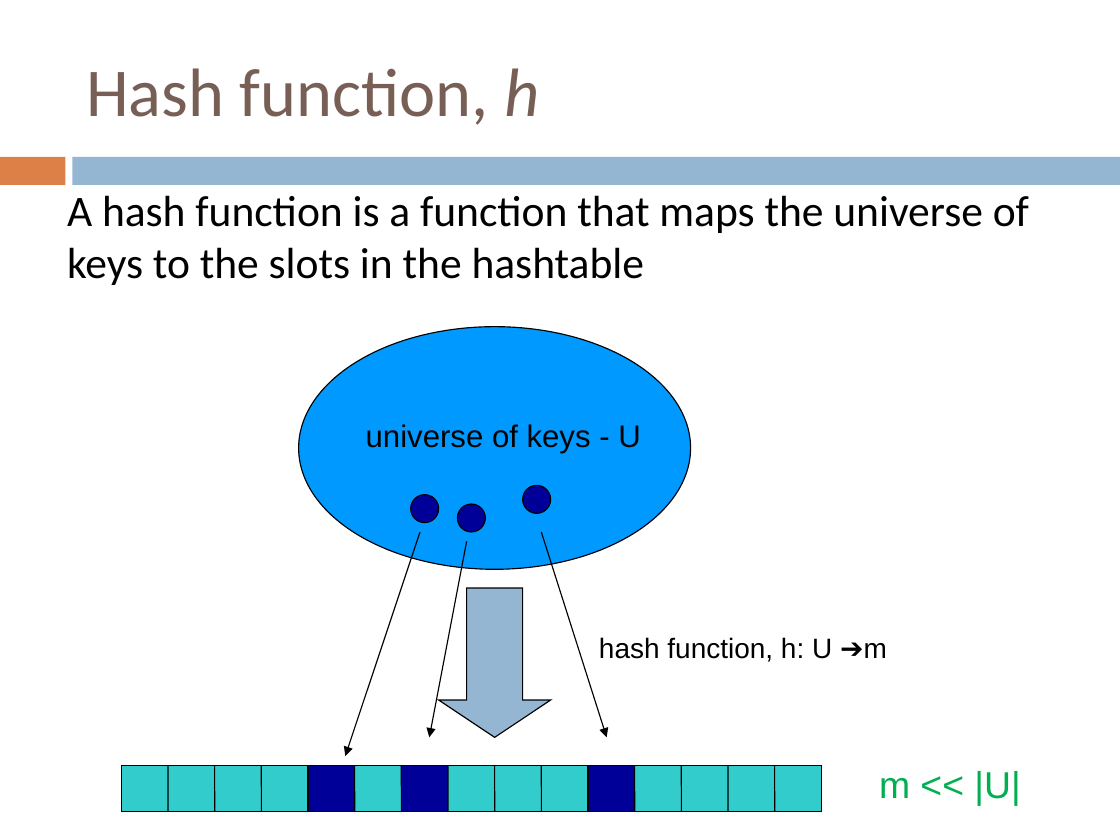
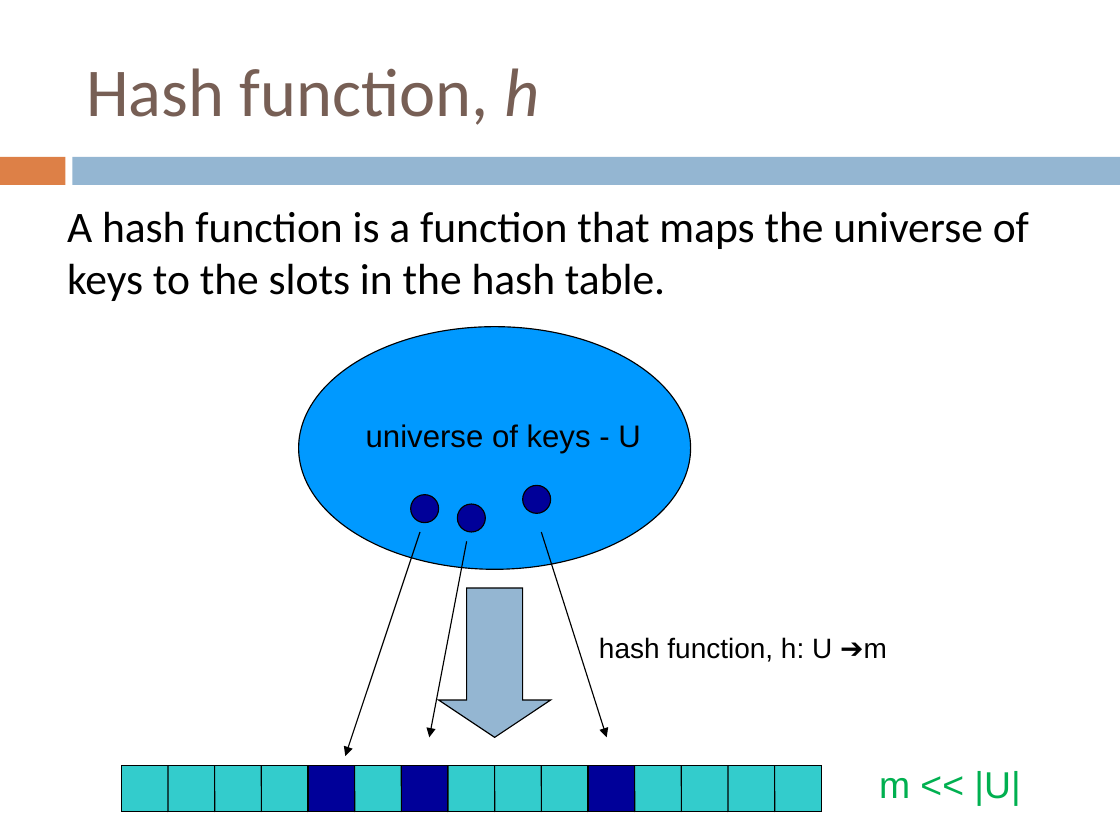
Before and after one commit to Collins-kariuk/Algorithms, a slide deck: slide 16 of Lectures/Lecture 16_Hashtables.pptx (slide 17 before the commit). Drawn at 1120x840 pixels with LibreOffice and Linux fonts; fonts in the diff are those of the drawing. Boxes give left, top, right and bottom in pixels: in the first picture for what was removed or moved away, otherwise in the second. Text is boxed around its words. In the diff, an @@ line names an element or a change of style, - is before the commit and + after.

Commit message:
Review Lecture 16_Hashtables

```diff
--- a/Lectures/Lecture 16_Hashtables.pptx
+++ b/Lectures/Lecture 16_Hashtables.pptx
@@ text at bbox=[67, 211, 1029, 301]: text changed @@
-A hash function is a function that maps the universe of keys to the slots in the hashtable
+A hash function is a function that maps the universe of keys to the slots in the hash table.
```
Also in this commit, not shown: 24 other slides changed, 1 slide removed.
